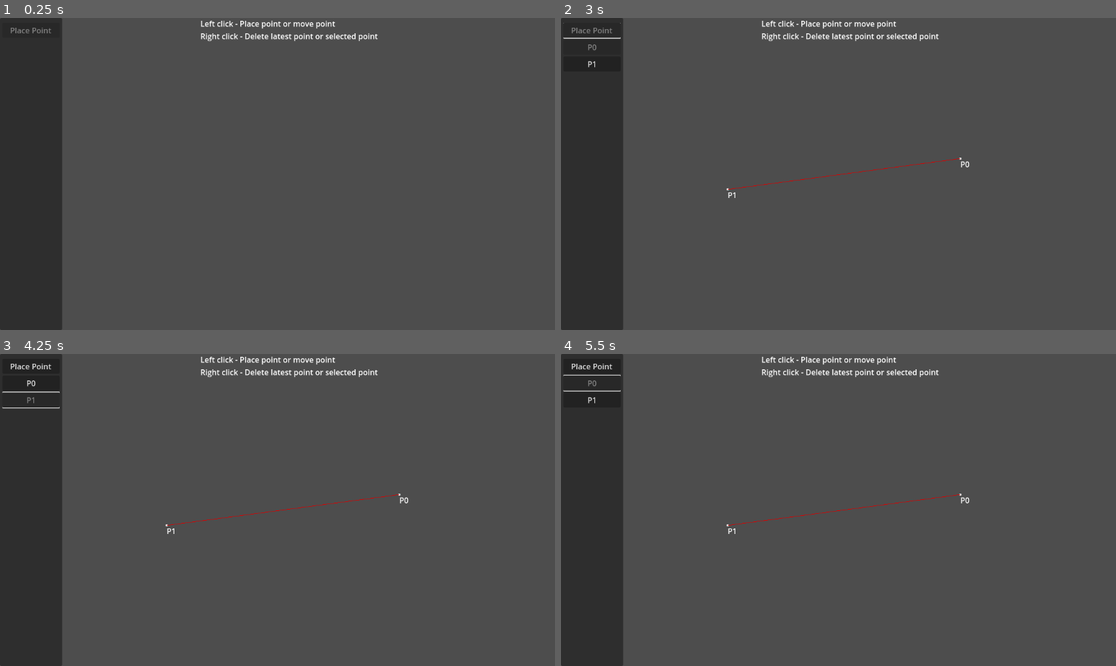
Above: before the commit, frames 1-4 (two rows, left to right).
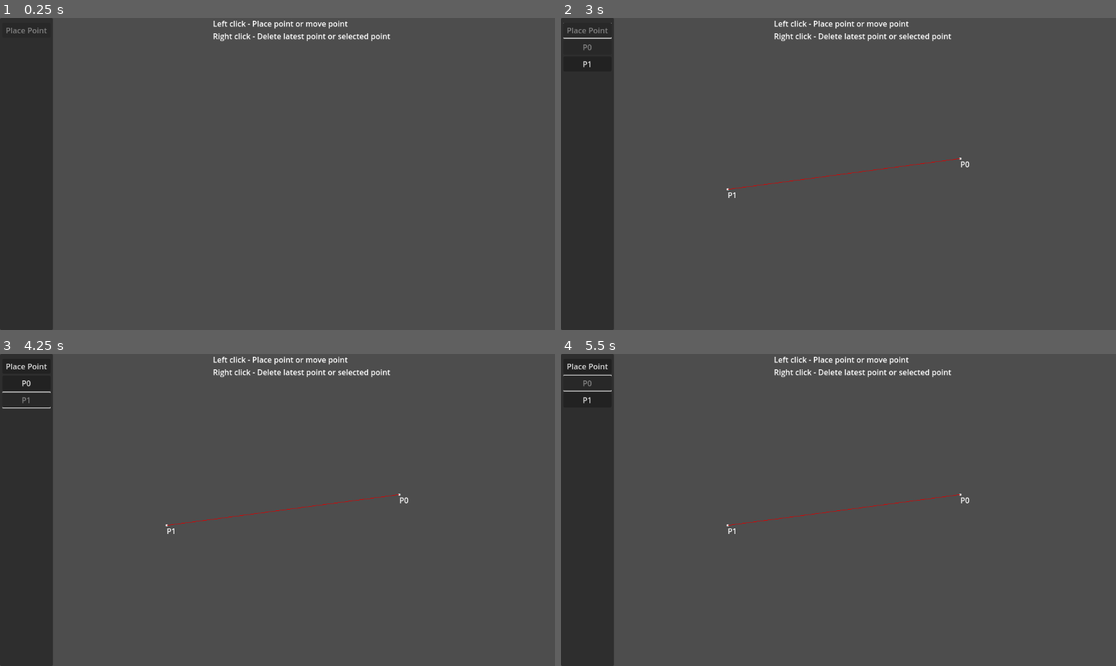
Above: after the commit, the same moments.

Repository: abderrahman504/Bezier-Curve-Tool
Game: Godot game, scene res://main.tscn
Same seed, same stepped clock (60 frames per second), same inputs: the game is played once before the commit and once after it.
Inputs (mouse positions are in pixels of both pictures, inside the frame that each line leads up to):
- Up to frame 1 (0.25 s): no input
- Up to frame 2 (3 s): tap Enter at 0.5 s; move the mouse to (960, 158) at 0.52 s; click (960, 158) at 0.67 s; click "P0" at 1.25 s; click "Place Point" at 2 s; tap Space at 2.75 s; move the mouse to (727, 189) at 2.77 s; click (727, 189) at 2.92 s
- Up to frame 3 (4.25 s): click "P1" at 3.5 s
- Up to frame 4 (5.5 s): click "Place Point" at 4.25 s; click "P0" at 5 s

The runs differ from the first frame. In frame 1, 2.3% of the frame differs, in the area x 1-71%, y 0-100%; in frame 2, 2.4%; in frame 3, 2.4%; in frame 4, 2.4%.

Commit message:
Fix the help text to the center of the window

Diff:
--- a/main.tscn
+++ b/main.tscn
@@ -17,9 +17,8 @@
 [node name="SidePanel" type="PanelContainer" parent="."]
 layout_mode = 1
 anchors_preset = -1
-anchor_right = 0.112
 anchor_bottom = 1.0
-offset_right = -0.0240021
+offset_right = 110.0
 grow_vertical = 2
 
 [node name="MarginContainer" type="MarginContainer" parent="SidePanel"]
@@ -53,9 +52,13 @@
 default_color = Color(0.862745, 0, 0, 1)
 
 [node name="Label" type="Label" parent="."]
-layout_mode = 0
-offset_left = 416.0
-offset_right = 822.0
+layout_mode = 1
+anchors_preset = -1
+anchor_left = 0.539
+anchor_right = 0.539
+offset_left = -178.928
+offset_right = 190.072
 offset_bottom = 66.0
+grow_horizontal = 2
 text = "Left click - Place point or move point
 Right click - Delete latest point or selected point"
